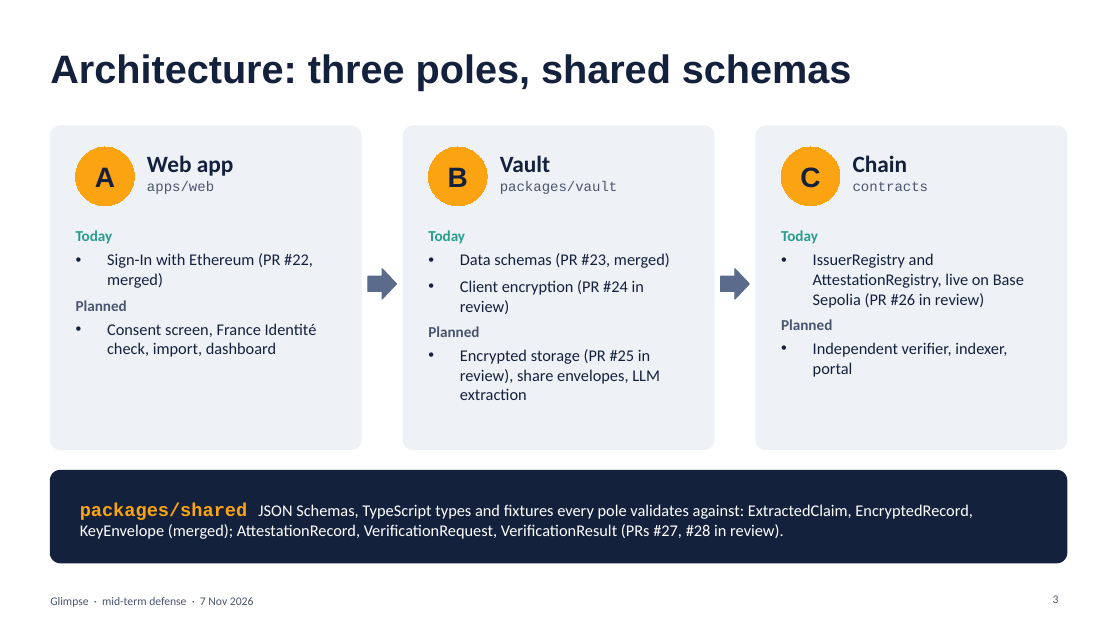
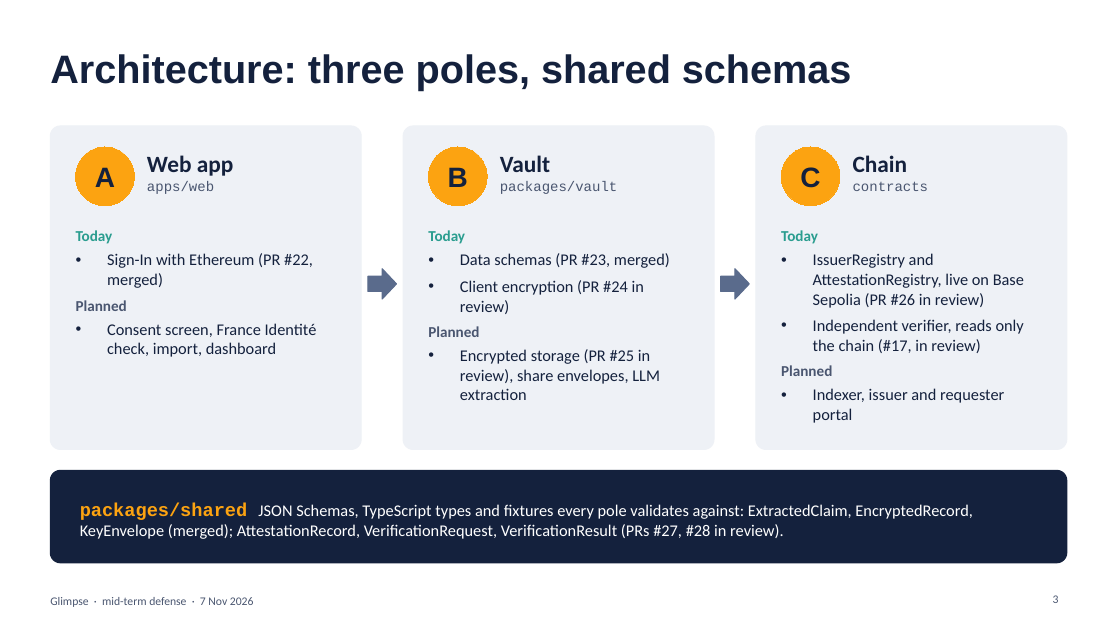
Before and after one commit to CouturierNathan/Glimpse, a slide deck: slide 3 of docs/mid-term-demo.pptx. Drawn at 1120x630 pixels with LibreOffice and Linux fonts; fonts in the diff are those of the drawing. Boxes give left, top, right and bottom in pixels: in the first picture for what was removed or moved away, otherwise in the second. Text is boxed around its words. In the diff, an @@ line names an element or a change of style, - is before the commit and + after.

Commit message:
Show the verifier as real in the defense slides (#17)
The demo's requester now runs @glimpse/verifier, so the slides stop
listing the checks as script-only and the verifier as planned.

```diff
--- a/docs/mid-term-demo.pptx
+++ b/docs/mid-term-demo.pptx
@@ text at (813,319,1024,353): paragraph added @@
+• Independent verifier, reads only the chain (#17, in review)
@@ text at (813,388,1004,423): text changed @@
-• Independent verifier, indexer, portal
+• Indexer, issuer and requester portal
```
Also in this commit, not shown: 3 other slides changed.
